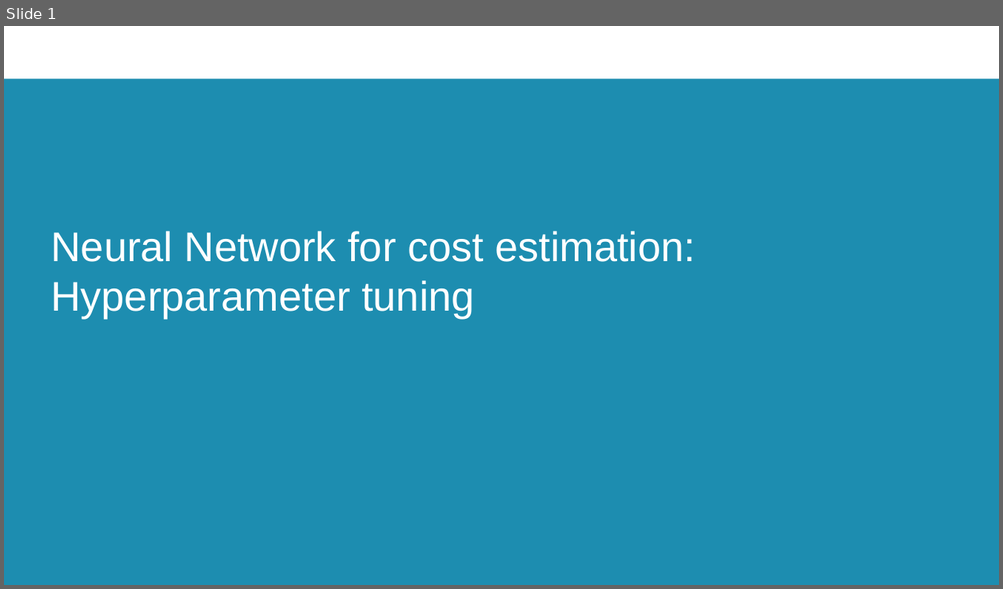
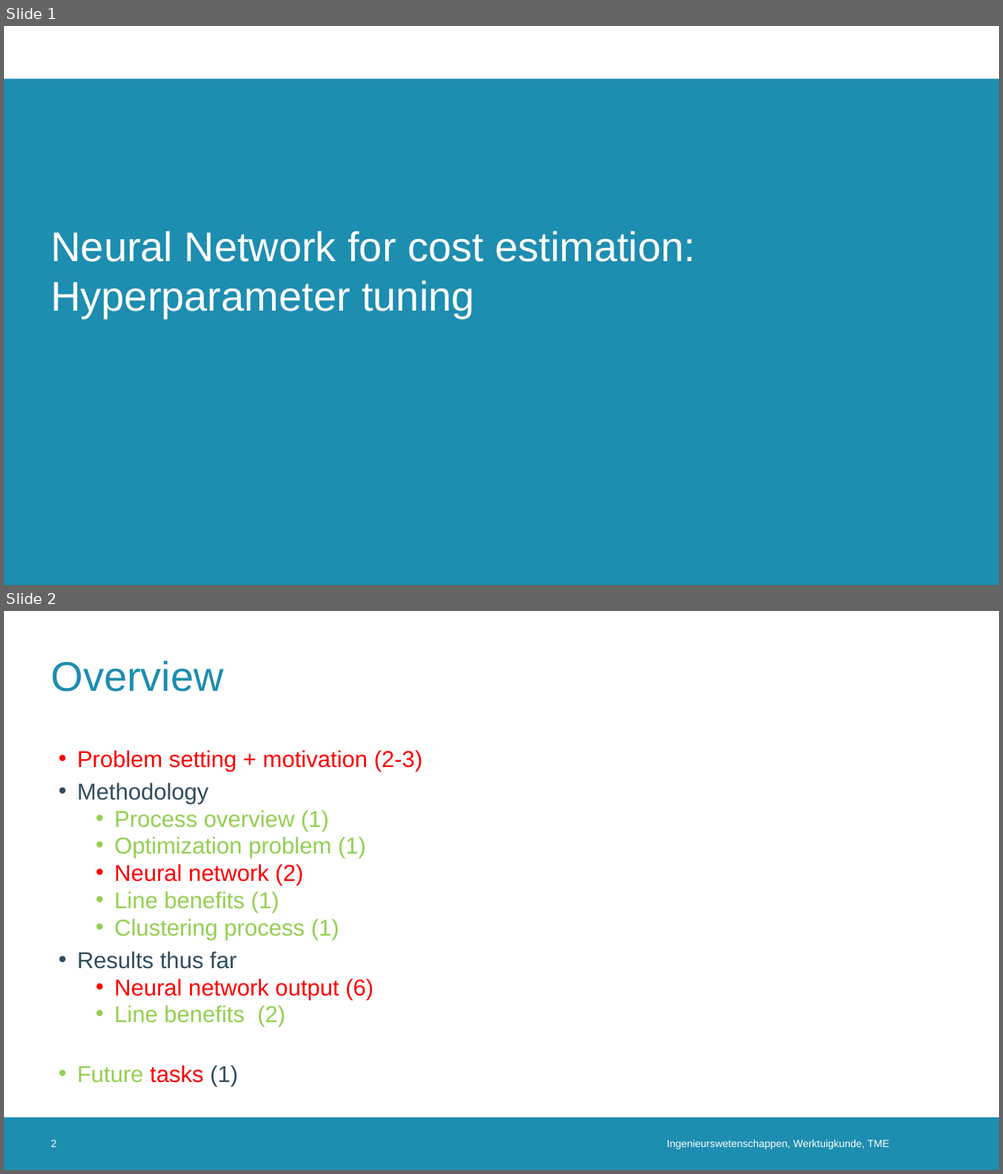
Before and after one commit to erikfilias/JointResearch, a slide deck: 02. Presentations/PresentationGroup.pptx. Shown one above the other, each under a label of ours: slide 1 before the commit, slides 1 and 2 after it. The pictures are 1003x589 and 1003x1174 pixels, drawn with LibreOffice and Linux fonts; fonts in the diff are those of the drawing; background and template pictures are left out. Boxes give left, top, right and bottom in pixels: in the first picture for what was removed or moved away, otherwise in the second. Text is boxed around its words. In the diff, an @@ line names an element or a change of style, - is before the commit and + after.

Commit message:
Update presentation

```diff
--- a/02. Presentations/PresentationGroup.pptx
+++ b/02. Presentations/PresentationGroup.pptx
@@ slide 2 added at (x1=4, y1=611, x2=999, y2=1170), background #FFFFFF; not listed: 1 template element that a slide beside it also shows @@
@@ title added at (x1=51, y1=661, x2=223, y2=692), 40 pt, text #1D8DB0 @@
+Overview
@@ text added at (x1=77, y1=750, x2=423, y2=1088), 22.2 pt, text #92D050 @@
+• Problem setting + motivation (2-3)
+• Methodology
+  • Process overview (1)
+  • Optimization problem (1)
+  • Neural network (2)
+  • Line benefits (1)
+  • Clustering process (1)
+• Results thus far
+  • Neural network output (6)
+  • Line benefits (2)
+• Future tasks (1)
@@ page number added at (x1=51, y1=1140, x2=57, y2=1147), 10 pt, text #FFFFFF @@
+2
@@ text added at (x1=666, y1=1140, x2=889, y2=1150), 10 pt, text #FFFFFF @@
+Ingenieurswetenschappen, Werktuigkunde, TME
```
Also in this commit, not shown: 1 slide removed.
